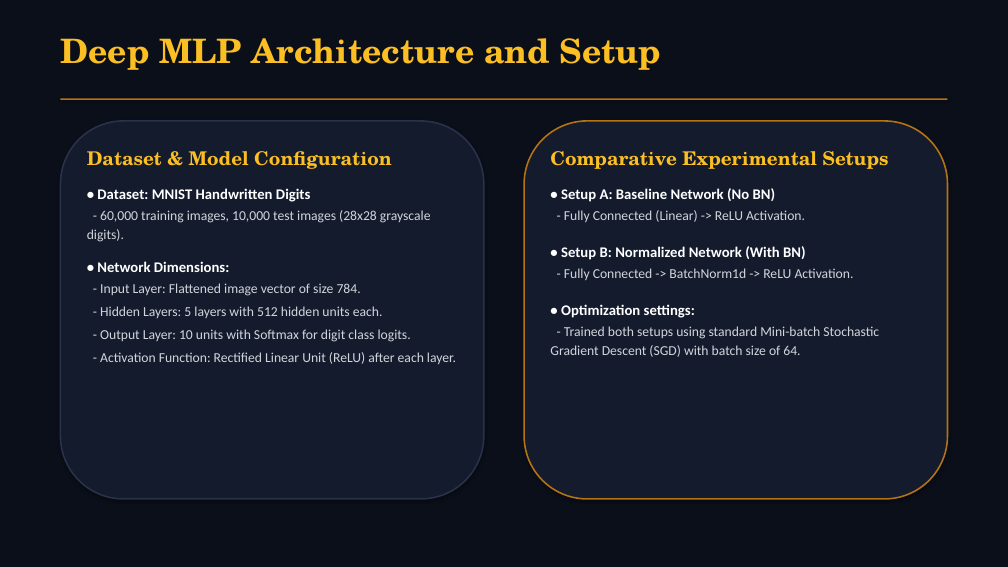
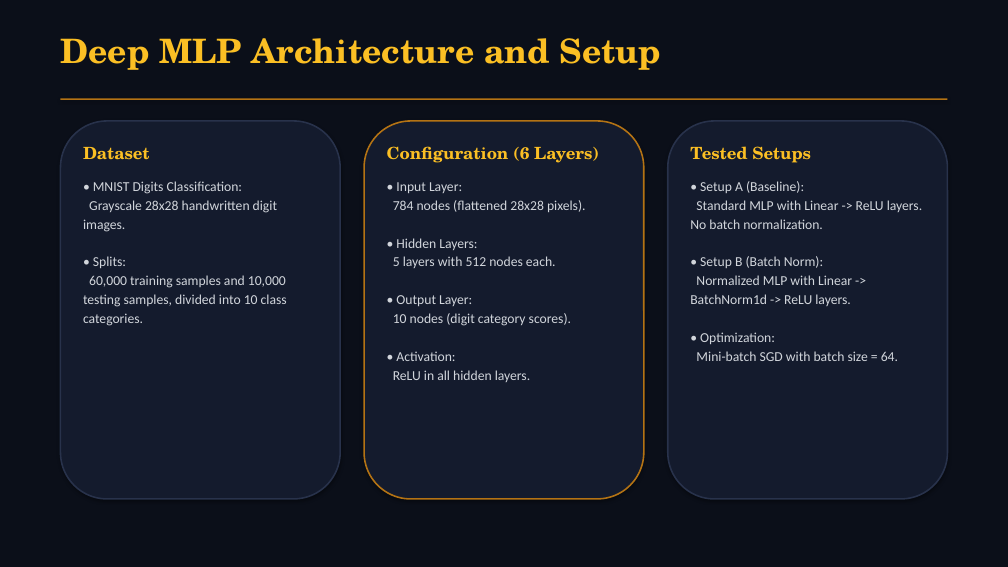
Before and after one commit to WhySeriousKaif/CNN-Group-3-Project, a slide deck: slide 8 of presentation.pptx. Drawn at 1008x567 pixels with LibreOffice and Linux fonts; fonts in the diff are those of the drawing. Boxes give left, top, right and bottom in pixels: in the first picture for what was removed or moved away, otherwise in the second. Text is boxed around its words. In the diff, an @@ line names an element or a change of style, - is before the commit and + after.

```diff
--- a/presentation.pptx
+++ b/presentation.pptx
@@ rounded rectangle: place and size @@
-rounded rectangle at [60,121,484,499]
+rounded rectangle at [60,121,340,499]
@@ text at [83,147,287,326]: text changed @@
-Dataset & Model Configuration
-• Dataset: MNIST Handwritten Digits
-- 60,000 training images, 10,000 test images (28x28 grayscale digits).
-• Network Dimensions:
-- Input Layer: Flattened image vector of size 784.
-- Hidden Layers: 5 layers with 512 hidden units each.
-- Output Layer: 10 units with Softmax for digit class logits.
-- Activation Function: Rectified Linear Unit (ReLU) after each layer.
+Dataset
+• MNIST Digits Classification:
+Grayscale 28x28 handwritten digit images.
+• Splits:
+60,000 training samples and 10,000 testing samples, divided into 10 class categories.
@@ rounded rectangle: place and size @@
-rounded rectangle at [524,121,948,499]
+rounded rectangle at [364,121,644,499]
@@ text added at [387,146,599,382], 13 pt, text #D1D5DB @@
+Configuration (6 Layers)
+• Input Layer:
+784 nodes (flattened 28x28 pixels).
+• Hidden Layers:
+5 layers with 512 nodes each.
+• Output Layer:
+10 nodes (digit category scores).
+• Activation:
+ReLU in all hidden layers.
@@ rounded rectangle added at [668,121,948,499], fill #141B2D, outline #28324B 1.5 pt @@
@@ text at [690,146,922,361]: text changed @@
-Comparative Experimental Setups
-• Setup A: Baseline Network (No BN)
-- Fully Connected (Linear) -> ReLU Activation.
-• Setup B: Normalized Network (With BN)
-- Fully Connected -> BatchNorm1d -> ReLU Activation.
-• Optimization settings:
-- Trained both setups using standard Mini-batch Stochastic Gradient Descent (SGD) with batch size of 64.
+Tested Setups
+• Setup A (Baseline):
+Standard MLP with Linear -> ReLU layers. No batch normalization.
+• Setup B (Batch Norm):
+Normalized MLP with Linear -> BatchNorm1d -> ReLU layers.
+• Optimization:
+Mini-batch SGD with batch size = 64.
```
Also in this commit, not shown: 13 other slides changed, 1 slide added, 1 slide removed, 1 other file.
